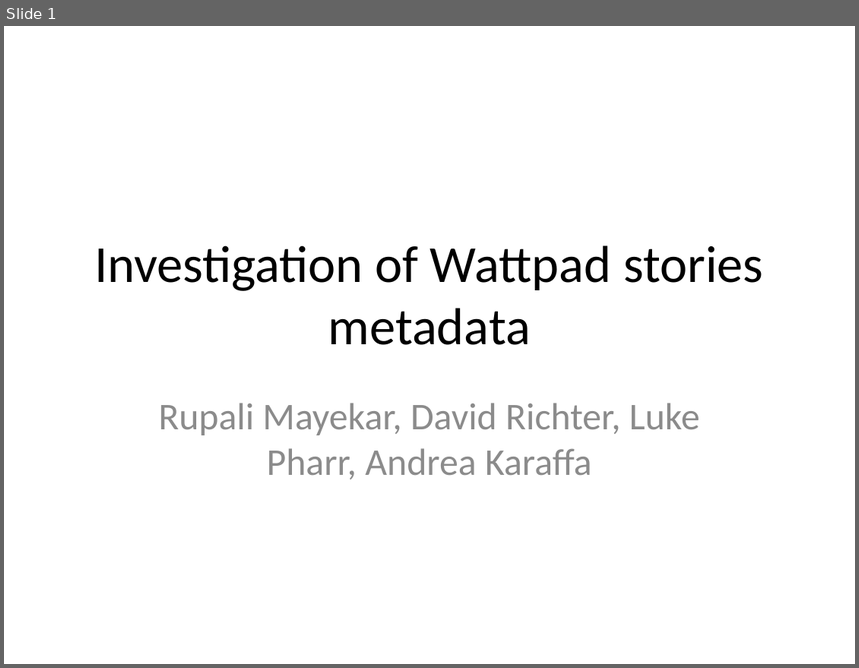
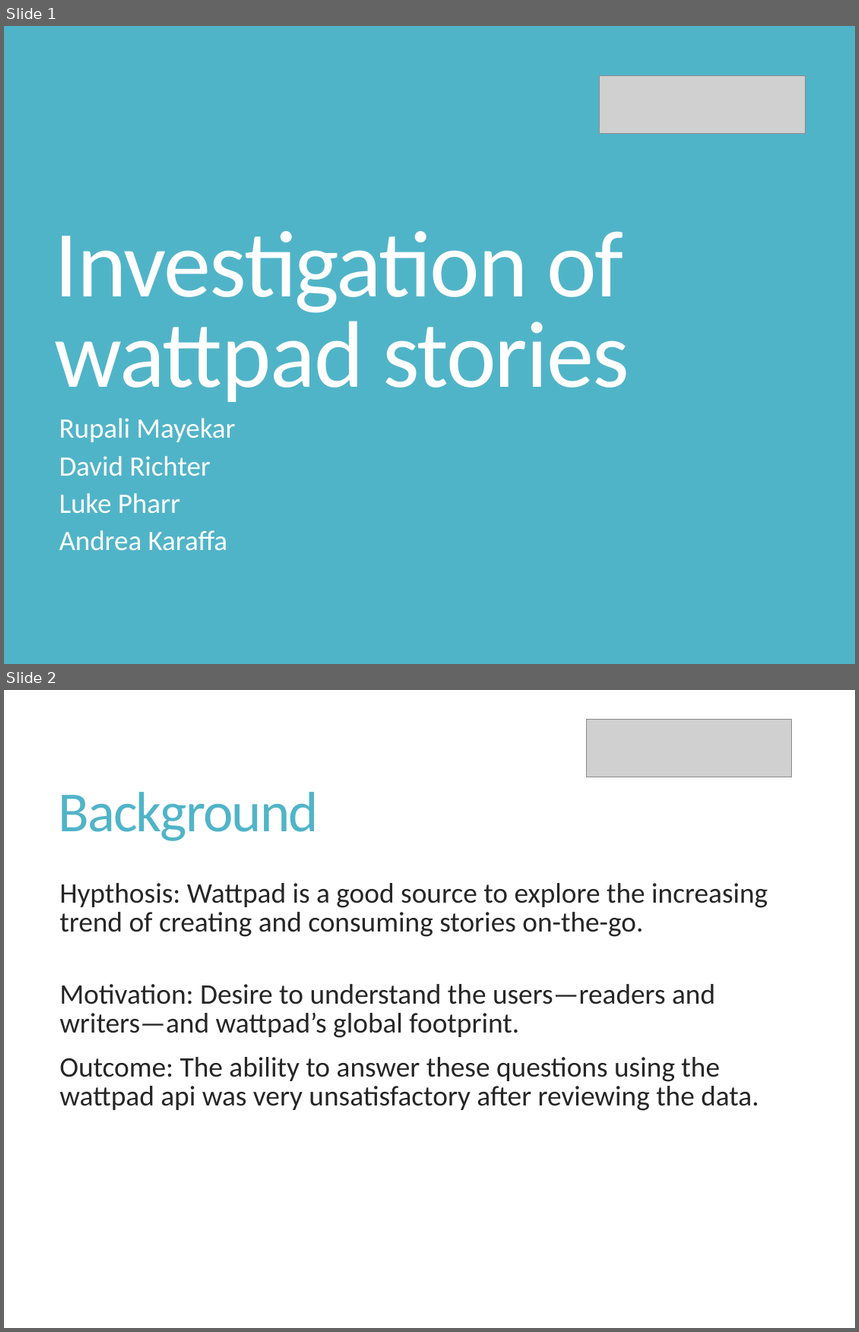
Before and after one commit to rupalimayekar/ProjectWattpad, a slide deck: WattpadPrez.pptx. Shown one above the other, each under a label of ours: slide 1 before the commit, slides 1 and 2 after it. The pictures are 859x668 and 859x1332 pixels, drawn with LibreOffice and Linux fonts; fonts in the diff are those of the drawing; grey boxes stand for pictures. Boxes give left, top, right and bottom in pixels: in the first picture for what was removed or moved away, otherwise in the second. Text is boxed around its words. In the diff, an @@ line names an element or a change of style, - is before the commit and + after.

```diff
--- a/WattpadPrez.pptx
+++ b/WattpadPrez.pptx
@@ slide 2 added at [4,690,855,1328], background #FFFFFF @@
@@ picture added at [586,720,792,777] @@
@@ title added at [59,792,319,841], 48 pt, text #50B4C8 @@
+Background
@@ text added at [59,883,768,1111], 24 pt, text #262626 @@
+  Hypthosis: Wattpad is a good source to explore the increasing trend of creating and consuming stories on-the-go.
+  Motivation: Desire to understand the users—readers and writers—and wattpad’s global footprint.
+Outcome: The ability to answer these questions using the wattpad api was very unsatisfactory after reviewing the data.
@@ slide 1 changed as well @@
@@ background #FFFFFF to #50B4C8 @@
@@ picture added at [600,76,806,134] @@
@@ title "Investigation of wattpad stories" at [55,231,629,402]: vertical alignment middle to bottom @@
@@ title at [55,231,629,402]: text changed; size 44 to 80 pt; text colour #000000 to #FFFFFF @@
-Investigation of Wattpad stories metadata
+Investigation of wattpad stories
@@ subtitle at [59,418,235,551]: text changed; size 32 to 23.8 pt; text colour #8C8C8C to #FFFFFF @@
-Rupali Mayekar, David Richter, Luke Pharr, Andrea Karaffa
+Rupali Mayekar
+David Richter
+Luke Pharr
+Andrea Karaffa
```
Also in this commit, not shown: 10 other slides added, 9 other files.
